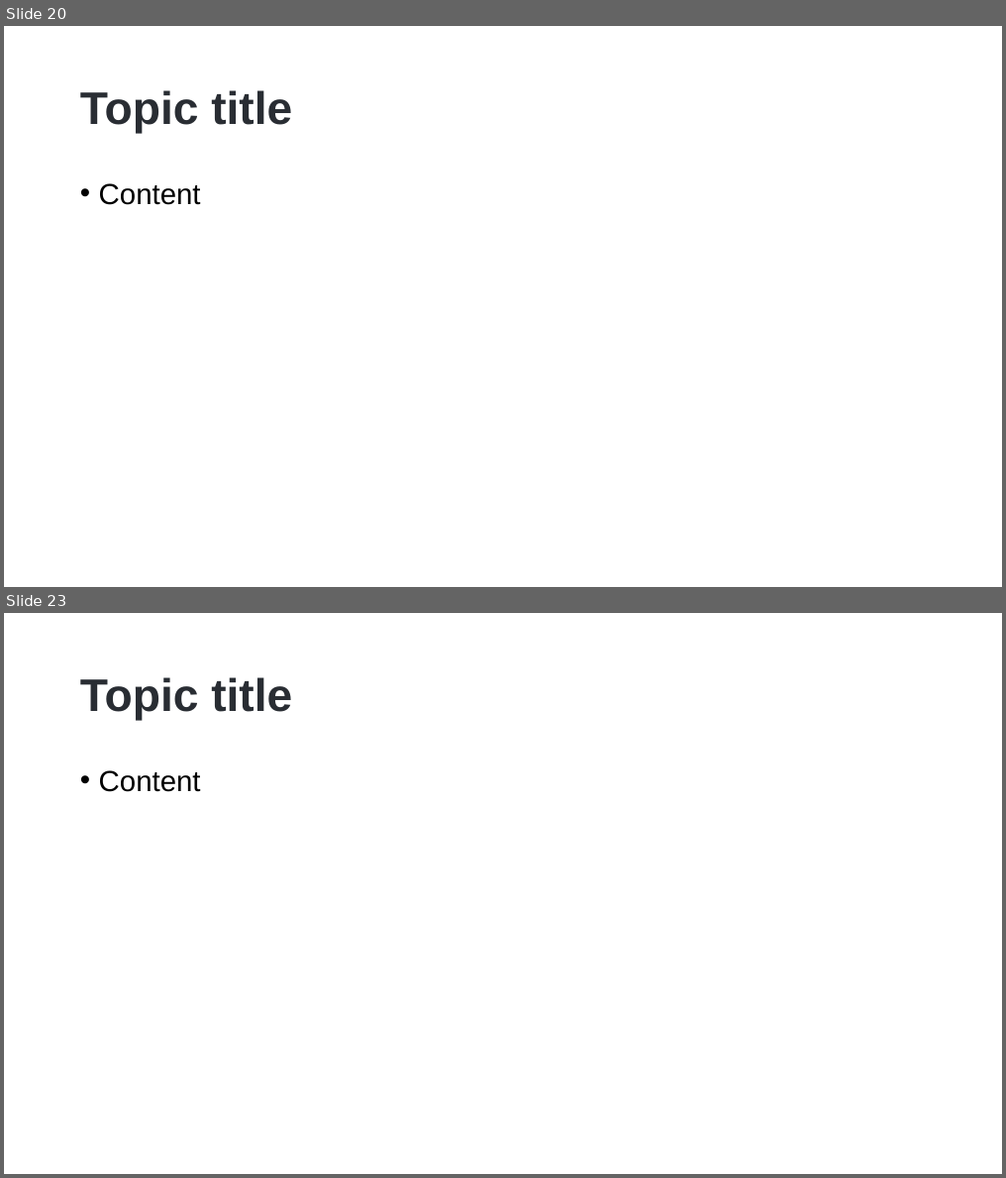
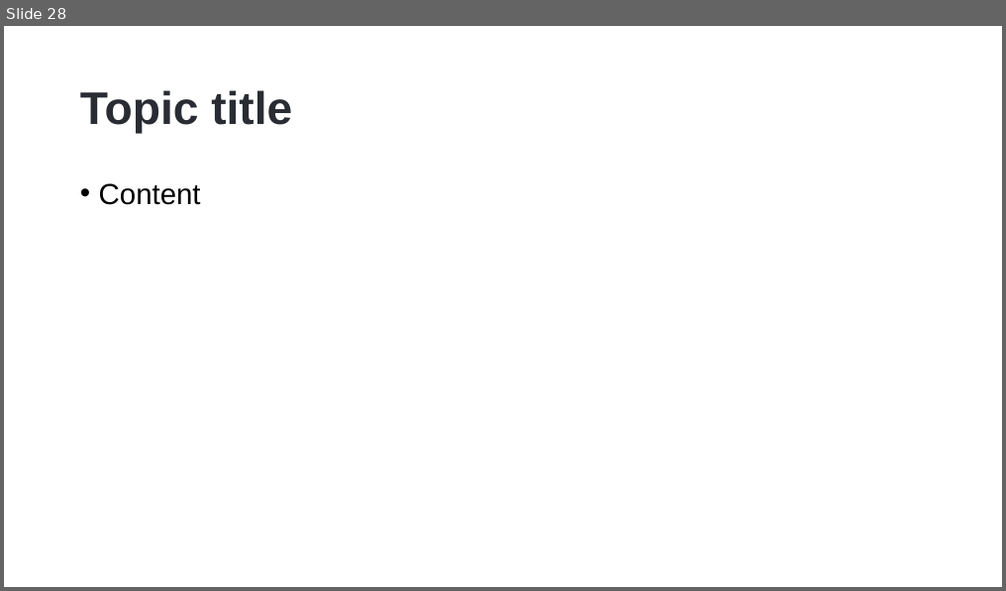
Before and after one commit to hikalkan/presentations, a slide deck: 2023-06-01 Dealing with Concurrency - Multi-Threading in Dotnet/Dotnet-Multi-Threading.pptx. Shown one above the other, each under a label of ours: slides 20 and 23 before the commit, slide 28 after it; the slides between them are not shown. The pictures are 1006x1178 and 1006x591 pixels, drawn with LibreOffice and Linux fonts; fonts in the diff are those of the drawing; background and template pictures are left out. Boxes give left, top, right and bottom in pixels: in the first picture for what was removed or moved away, otherwise in the second. Text is boxed around its words. In the diff, an @@ line names an element or a change of style, - is before the commit and + after.

```diff
--- a/2023-06-01 Dealing with Concurrency - Multi-Threading in Dotnet/Dotnet-Multi-Threading.pptx
+++ b/2023-06-01 Dealing with Concurrency - Multi-Threading in Dotnet/Dotnet-Multi-Threading.pptx
@@ slide 23 removed at (4,613,1002,1174), background picture (left out) @@
@@ title removed at (80,677,292,721) @@
-Topic title
@@ text removed at (99,770,201,792) @@
-• Content
@@ what was slide 20 is now slide 28 @@
```
Also in this commit, not shown: 1 slide changed, 5 slides added, 2 other slides removed.
